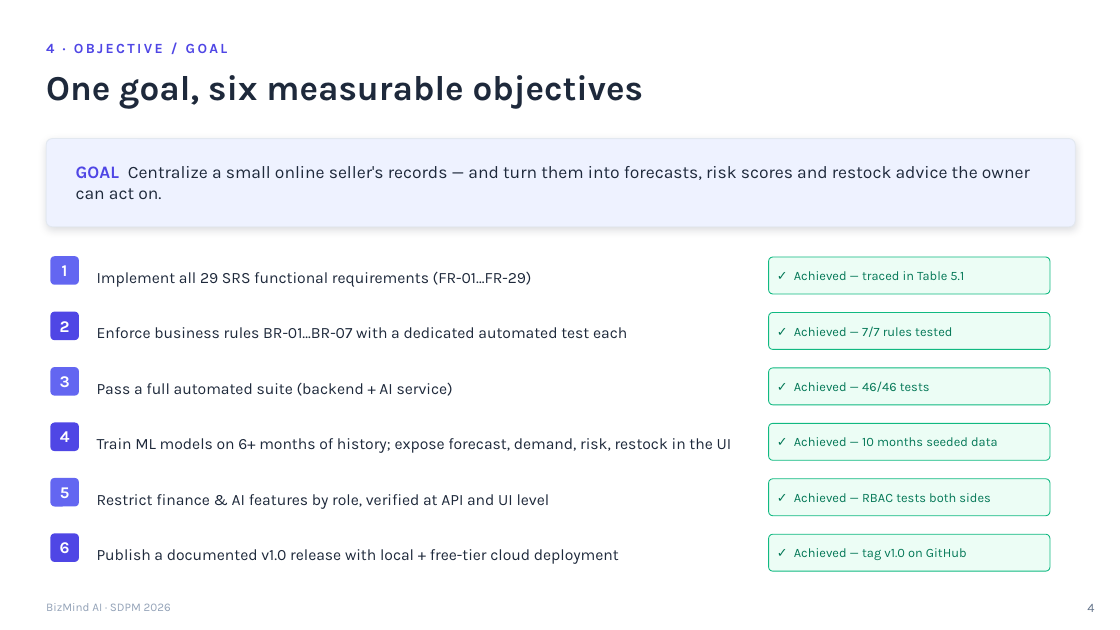
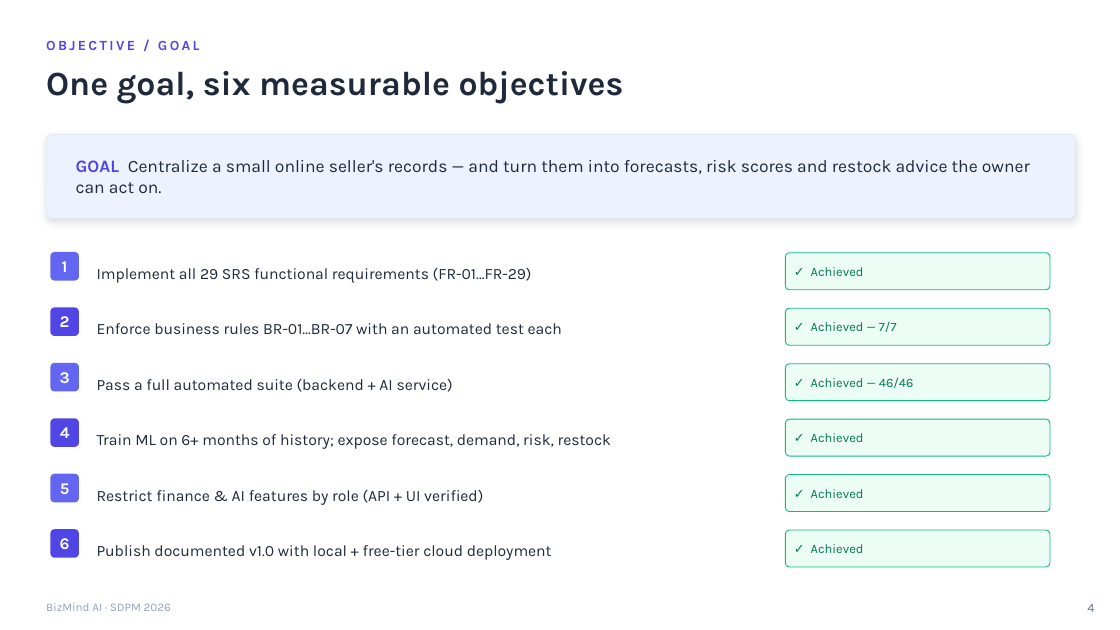
Before and after one commit to bakorish/bizmind-ai, a slide deck: slide 4 of docs/BizMind_AI_SDPM_Presentation.pptx. Drawn at 1120x630 pixels with LibreOffice and Linux fonts; fonts in the diff are those of the drawing. Boxes give left, top, right and bottom in pixels: in the first picture for what was removed or moved away, otherwise in the second. Text is boxed around its words. In the diff, an @@ line names an element or a change of style, - is before the commit and + after.

```diff
--- a/docs/BizMind_AI_SDPM_Presentation.pptx
+++ b/docs/BizMind_AI_SDPM_Presentation.pptx
@@ text "One goal, six measurable objectives" at bbox=[46, 71, 624, 104]: size 30 to 29 pt @@
@@ text at bbox=[46, 40, 200, 50]: text changed @@
-4 · OBJECTIVE / GOAL
+OBJECTIVE / GOAL
@@ rounded rectangle: place and size @@
-rounded rectangle at bbox=[46, 139, 1075, 227]
+rounded rectangle at bbox=[46, 134, 1075, 218]
@@ rounded rectangle at bbox=[46, 134, 1075, 218]: proportions changed @@
@@ text "Implement all 29 SRS functional ...": place and size @@
-text "Implement all 29 SRS functional ..." at bbox=[97, 272, 532, 287]
+text "Implement all 29 SRS functional ..." at bbox=[97, 268, 532, 283]
@@ rounded rectangle: place and size @@
-rounded rectangle at bbox=[769, 257, 1050, 294]
+rounded rectangle at bbox=[786, 253, 1050, 290]
@@ text at bbox=[811, 267, 864, 276]: text changed @@
-✓ Achieved — traced in Table 5.1
+✓ Achieved
@@ text at bbox=[97, 323, 562, 334]: text changed @@
-Enforce business rules BR-01…BR-07 with a dedicated automated test each
+Enforce business rules BR-01…BR-07 with an automated test each
@@ rounded rectangle: place and size @@
-rounded rectangle at bbox=[769, 313, 1050, 350]
+rounded rectangle at bbox=[786, 308, 1050, 345]
@@ text at bbox=[811, 321, 897, 332]: text changed @@
-✓ Achieved — 7/7 rules tested
+✓ Achieved — 7/7
@@ text "Pass a full automated suite ...": place and size @@
-text "Pass a full automated suite ..." at bbox=[97, 382, 453, 396]
+text "Pass a full automated suite ..." at bbox=[97, 378, 453, 392]
@@ rounded rectangle: place and size @@
-rounded rectangle at bbox=[769, 368, 1050, 405]
+rounded rectangle at bbox=[786, 364, 1050, 401]
@@ text at bbox=[811, 377, 914, 388]: text changed @@
-✓ Achieved — 46/46 tests
+✓ Achieved — 46/46
@@ rounded rectangle: place and size @@
-rounded rectangle at bbox=[769, 423, 1050, 460]
+rounded rectangle at bbox=[786, 419, 1050, 456]
@@ text at bbox=[97, 434, 611, 449]: text changed @@
-Train ML models on 6+ months of history; expose forecast, demand, risk, restock in the UI
+Train ML on 6+ months of history; expose forecast, demand, risk, restock
@@ text at bbox=[811, 433, 864, 442]: text changed @@
-✓ Achieved — 10 months seeded data
+✓ Achieved
@@ 7 texts, 6 rounded rectangles: place and size @@
-7 texts, 6 rounded rectangles at bbox=[50, 166, 1030, 562]
+7 texts, 6 rounded rectangles at bbox=[50, 160, 1030, 558]
@@ rounded rectangle: place and size @@
-rounded rectangle at bbox=[769, 479, 1050, 516]
+rounded rectangle at bbox=[786, 475, 1050, 512]
@@ text at bbox=[97, 490, 483, 505]: text changed @@
-Restrict finance & AI features by role, verified at API and UI level
+Restrict finance & AI features by role (API + UI verified)
@@ text at bbox=[811, 489, 864, 498]: text changed @@
-✓ Achieved — RBAC tests both sides
+✓ Achieved
@@ rounded rectangle: place and size @@
-rounded rectangle at bbox=[769, 534, 1050, 571]
+rounded rectangle at bbox=[786, 530, 1050, 567]
@@ text at bbox=[97, 545, 552, 560]: text changed @@
-Publish a documented v1.0 release with local + free-tier cloud deployment
+Publish documented v1.0 with local + free-tier cloud deployment
@@ text at bbox=[811, 544, 864, 553]: text changed @@
-✓ Achieved — tag v1.0 on GitHub
+✓ Achieved
```
Also in this commit, not shown: 14 other slides changed, 5 slides added, 15 slides removed.
